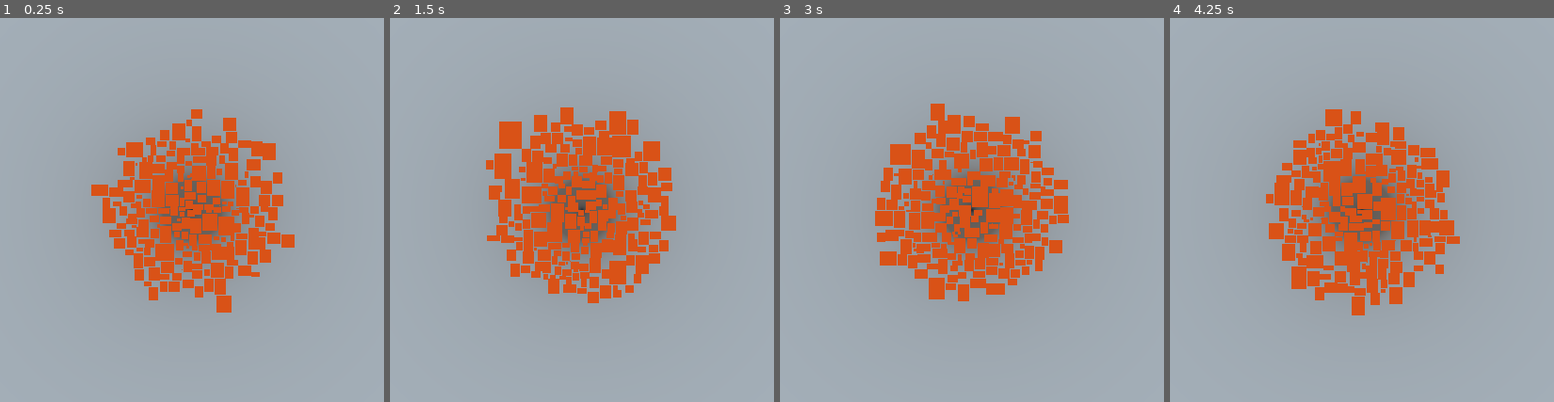
Above: before the commit, frames 1-4 (left to right).
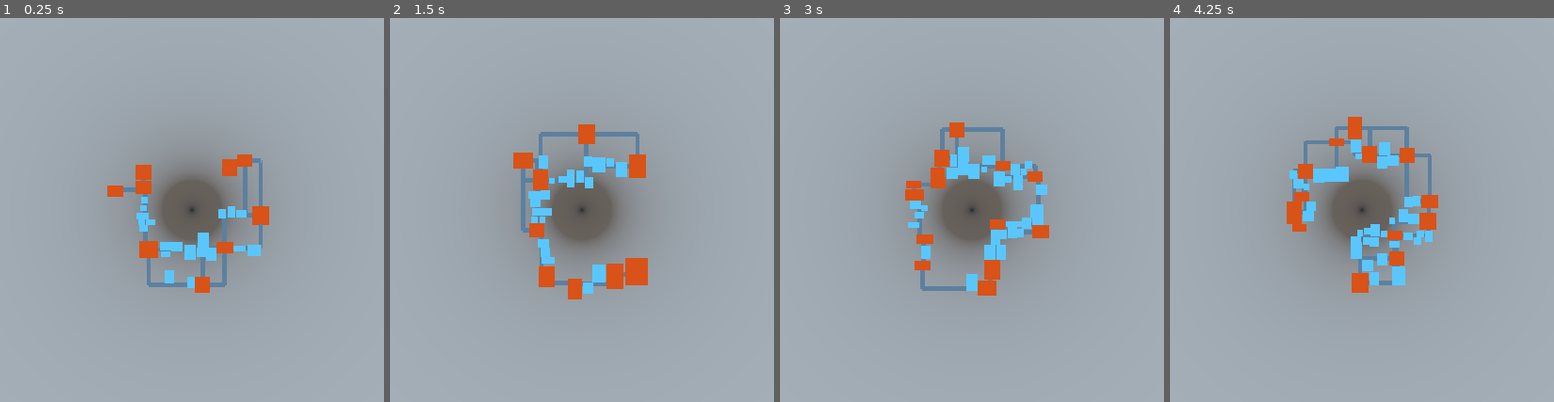
Above: after the commit, the same moments.

Repository: CavemanTournament/CavemanTournament
Game: Godot game, scene res://main.tscn
The game is run twice, just before and just after one commit, with the same random seed, the same clock (stepped at 60 frames per second) and the same inputs. This scene is started directly instead of the project's main scene.
Inputs (mouse positions are in pixels of both pictures, inside the frame that each line leads up to):
- Up to frame 1 (0.25 s): no input
- Up to frame 2 (1.5 s): tap Enter at 0.5 s; move the mouse to (747, 186) at 0.52 s; click (747, 186) at 0.67 s; tap Space (ui_select) at 0.77, 1.25 s; drag from (432, 233) to (543, 298) at 1.27 s
- Up to frame 3 (3 s): tap Enter at 2 s; move the mouse to (1048, 114) at 2.02 s; click (1048, 114) at 2.17 s; tap Space (ui_select) at 2.75 s; drag from (933, 298) to (outside the picture) at 2.77 s
- Up to frame 4 (4.25 s): tap Enter at 3.5 s; move the mouse to (outside the picture) at 3.52 s; click (outside the picture) at 3.67 s; tap Space (ui_select) at 3.77 s

The runs differ from the first frame. In frame 1, 12% of the frame differs, in the area x 23-77%, y 23-77%; in frame 2, 13%; in frame 3, 14%, in the area x 24-76%, y 22-74%; in frame 4, 14%.

Commit message:
refactor: inverted square movement

Diff:
--- a/dungeon/corridor.tres
+++ b/dungeon/corridor.tres
@@ -3,4 +3,4 @@
 [resource]
 flags_transparent = true
 vertex_color_use_as_albedo = true
-albedo_color = Color( 0.305882, 0.396078, 0.470588, 0.631373 )
+albedo_color = Color( 0.305882, 0.396078, 0.470588, 1 )
--- a/dungeon/generator.gd
+++ b/dungeon/generator.gd
@@ -60,6 +60,8 @@
 	else:
 		separate_cells()
 
+	remove_overlapping_cells()
+
 	if !debug_separation:
 		# Get a graph of linked rooms
 		var room_graph: = get_room_graph()
@@ -85,17 +87,16 @@
 
 	return assigned_cells
 
-func sort_cells(cell1, cell2):
-	var overlaps1 = 0
-	var overlaps2 = 0
-
-	for cell in cells.values():
-		if cell.id != cell1.id && cell.rect.intersects(cell1.rect):
-			overlaps1 += 1
-		if cell.id != cell2.id && cell.rect.intersects(cell2.rect):
-			overlaps2 += 1
-
-	return overlaps1 - overlaps2
+func remove_overlapping_cells():
+	var overlaps = true
+	while overlaps:
+		overlaps = false
+		for cell1 in self.cells.values():
+			if get_overlapping_cell(cell1, self.cells.values()):
+				self.cells.erase(cell1.id)
+				overlaps = true
+				break
+
 
 func get_unused_cell_id():
 	var id: = self.next_cell_id
@@ -115,6 +116,9 @@
 		var p2: Vector3 = path[point_idx + 1]
 
 		assert(p1.x == p2.x || p1.z == p2.z) # Straight lines only
+
+		if p1 == p2:
+			continue
 
 		var pos = p1
 
@@ -185,6 +189,9 @@
 	var cell_size_ratio: = rng.randf_range(0.5, 1.5)
 	var cell_width: = round(cell_size_base)
 	var cell_length: = round(cell_size_base * cell_size_ratio)
+
+	cell_width = max(corridor_width + 2, cell_width)
+	cell_length = max(corridor_width + 2, cell_length)
 
 	# Making all cell dimensions odd makes positioning them in a grid easier
 	cell_width += 1 - fmod(cell_width, 2)
@@ -323,29 +330,39 @@
 
 	var ticks = 0
 	var overlaps = true
+
 	while overlaps && ticks < 200:
 		overlaps = false
-		for cell1_id in self.cells:
+		for cell1 in self.cells.values():
 
 			var v = Vector3.ZERO
-			var overlapping_cells = tree.find_overlapping(cells[cell1_id].rect)
+			var overlapping_cells = tree.find_overlapping(cell1.rect)
 
 			for cell2_id in overlapping_cells:
-				if cell1_id != cell2_id:
-					overlaps = true
-					v += cells[cell2_id].transform.origin - cells[cell1_id].transform.origin
+				if cell1.id != cell2_id:
+					var delta = cells[cell2_id].transform.origin - cell1.transform.origin
+					# Close rectangles should affect movement more than far away rectangles
+					var inv_sqr = 5.0 / (delta.length_squared() + 0.01)
+					v += delta * inv_sqr
 
 			if overlapping_cells.size() > 1:
-				v = v.normalized()
 				v *= -1
-				cells[cell1_id].move(v)
-				tree.update(cell1_id, cells[cell1_id].rect)
+
+				if v.length() < 0.25:
+					v = v.normalized() * 0.25
+				if v.length() > 2:
+					v = v.normalized() * 2
+
+				cell1.move(v)
+				tree.update(cell1.id, cell1.rect)
+				overlaps = true
 			else:
-				var o1 = cells[cell1_id].transform.origin
-				var o2 = o1.snapped(Vector3(1, 1, 1))
-				if o1 != o2:
-					cells[cell1_id].set_position(o2)
-					tree.update(cell1_id, cells[cell1_id].rect)
+				var snapped = cell1.transform.origin.snapped(Vector3(1, 1, 1))
+				if cell1.transform.origin != snapped:
+					cell1.set_position(snapped)
+					tree.update(cell1.id, cell1.rect)
+
+		ticks += 1
 
 func separate_cells_fast():
 	var separated = []
@@ -383,7 +400,7 @@
 
 func get_overlapping_cell(cell1: DungeonCell, cell_arr: Array) -> DungeonCell:
 	for cell2 in cell_arr:
-		if cell1.rect.intersects(cell2.rect):
+		if cell1.id != cell2.id && cell1.rect.intersects(cell2.rect):
 			return cell2
 	return null
 
--- a/main.tscn
+++ b/main.tscn
@@ -9,9 +9,10 @@
 [node name="Main" type="Spatial"]
 script = ExtResource( 1 )
 tile_size = 1.0
-num_cells = 200
+num_cells = 150
+cell_position_range = 10
 min_room_size = 16
-debug_separation = true
+corridor_width = 5
 
 [node name="Rooms" type="Node" parent="."]
 
@@ -20,7 +21,7 @@
 [node name="Corridors" type="Node" parent="."]
 
 [node name="Camera" type="Camera" parent="."]
-transform = Transform( 1, 0, 0, 0, -1.62921e-07, 1, 0, -1, -1.62921e-07, 0, 100, 0 )
+transform = Transform( 1, 0, 0, 0, -4.37114e-08, 1, 0, -1, -4.37114e-08, 0, 94.6062, 0 )
 projection = 1
 fov = 90.7
 size = 500.01
